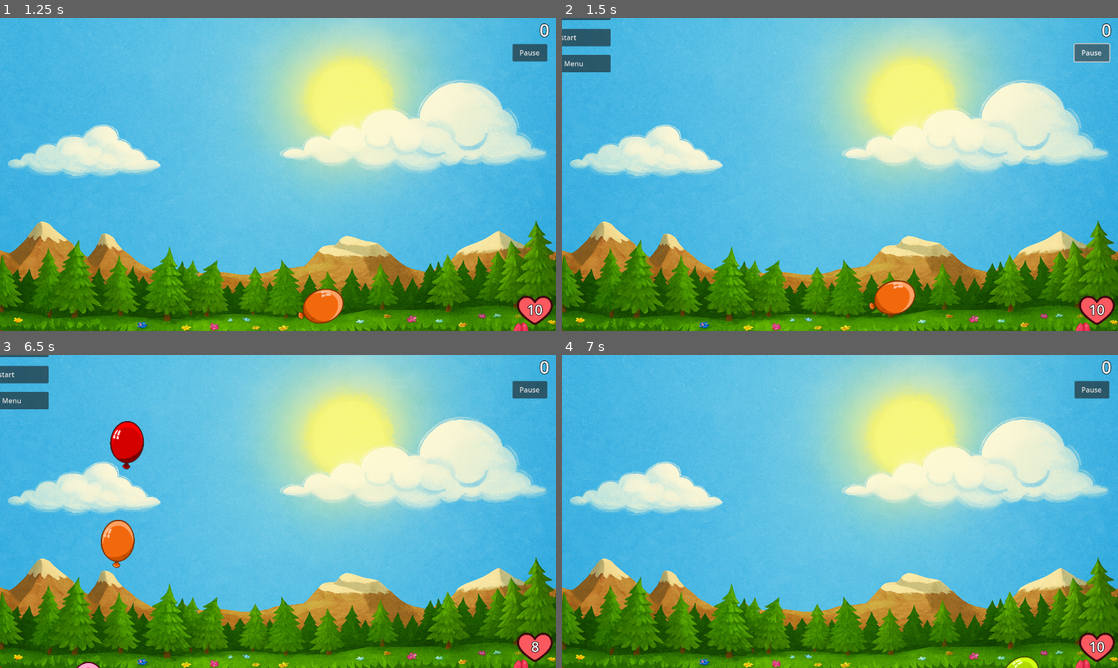
Above: before the commit, frames 1-4 (two rows, left to right).
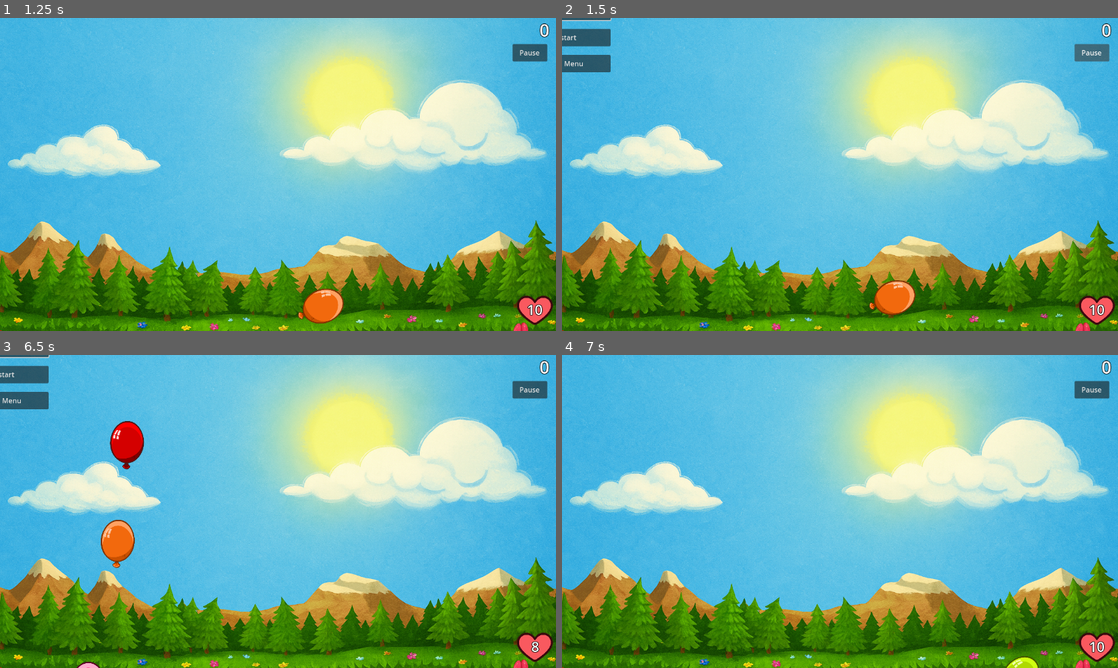
Above: after the commit, the same moments.

Repository: egorlepa/Balloon-Sucker-2
Game: Godot game, scene res://main_menu.tscn
Same seed, same stepped clock (60 frames per second), same inputs: the game is played once before the commit and once after it.
Inputs (mouse positions are in pixels of both pictures, inside the frame that each line leads up to):
- Up to frame 1 (1.25 s): click "Play" at 0.5 s
- Up to frame 2 (1.5 s): click "Pause" at 1.25 s
- Up to frame 3 (6.5 s): click "Restart" at 2 s; tap Enter (ui_accept) at 2.75, 3.02, 3.77, 5.27, 6.02 s; move the mouse to (400, 495) at 2.77 s; click (400, 495) at 2.92 s; move the mouse to (517, 664) at 3.52 s; click (517, 664) at 3.67 s; move the mouse to (333, 442) at 4.27 s; click (333, 442) at 4.42 s; move the mouse to (127, 617) at 5.02 s; click (127, 617) at 5.17 s; move the mouse to (116, 636) at 5.77 s; click (116, 636) at 5.92 s; tap Escape (ui_cancel) at 6.4 s
- Up to frame 4 (7 s): click "Restart" at 6.5 s

Frame 1 is identical in both runs. In frame 2, 0.1% of the frame differs, in the area x 0-99%, y 0-15%; in frame 3, less than 0.1%; in frame 4, nothing differs.

Commit message:
Pause menu fixes

Diff:
--- a/game.gd
+++ b/game.gd
@@ -9,8 +9,10 @@
 @onready var score_label: Label = $ScoreLabel
 
 @onready var balloon_timer: Timer = $SpawnTimer
-@onready var pause_menu: Control = $PauseMenu
 @onready var pause_button: Button = $PauseButton
+
+var pause_menu: Control = null
+var pause_menu_scene = preload("res://pause_menu.tscn")
 
 var elapsed_time := 0.0
 
@@ -41,7 +43,6 @@
 	_change_wind()
 
 	# Set up pause functionality
-	pause_menu.visible = false
 	pause_button.pressed.connect(_on_pause_button_pressed)
 
 	# Connect to GameManager signals
@@ -136,6 +137,9 @@
 func _on_game_paused():
 	"""Handle game paused signal - show pause menu."""
 	print("Game paused signal received!")
+	if pause_menu == null:
+		pause_menu = pause_menu_scene.instantiate()
+		get_tree().current_scene.add_child(pause_menu)
 	pause_menu.visible = true
 	print("Pause menu set to visible")
 
--- a/game.tscn
+++ b/game.tscn
@@ -1,11 +1,10 @@
-[gd_scene load_steps=13 format=3 uid="uid://cob40pnbjmg0a"]
+[gd_scene load_steps=12 format=3 uid="uid://cob40pnbjmg0a"]
 
 [ext_resource type="Script" uid="uid://cspbsbudsa0s7" path="res://game.gd" id="1_80nbo"]
 [ext_resource type="Texture2D" uid="uid://cn8n6xs6v8b3p" path="res://assets/background.png" id="2_e2o6t"]
 [ext_resource type="PhysicsMaterial" uid="uid://c0ysapw4p3ide" path="res://materials/bouncy_phys_mat.tres" id="3_7jktm"]
 [ext_resource type="Texture2D" uid="uid://d1cne8wyx1kji" path="res://assets/heart.png" id="3_feb5d"]
 [ext_resource type="AudioStream" uid="uid://bp5awnhu2y5k6" path="res://assets/fart.mp3" id="4_fc0e3"]
-[ext_resource type="PackedScene" uid="uid://wgpmj4y3ljen" path="res://pause_menu.tscn" id="7_pause"]
 
 [sub_resource type="Curve" id="Curve_fc0e3"]
 _data = [Vector2(0, 0), 0.0, 0.0, 0, 0, Vector2(0.252778, 0.497824), 0.0, 0.0, 0, 0, Vector2(0.5, 0.646355), 0.0, 0.0, 0, 0, Vector2(0.747222, 0.809032), 0.0, 0.0, 0, 0, Vector2(1, 1), 0.0, 0.0, 0, 0]
@@ -119,8 +118,6 @@
 horizontal_alignment = 2
 vertical_alignment = 1
 
-[node name="PauseMenu" parent="." instance=ExtResource("7_pause")]
-z_index = 100
 
 [node name="PauseButton" type="Button" parent="."]
 z_index = 10
--- a/pause_menu.gd
+++ b/pause_menu.gd
@@ -23,6 +23,9 @@
 
 	# Connect to GameManager signals
 	GameManager.game_resumed.connect(_on_game_resumed)
+
+	# Ensure the pause menu fills the entire viewport
+	set_anchors_and_offsets_preset(Control.PRESET_FULL_RECT)
 
 func _on_resume_pressed():
 	"""Handle resume button press - resume the game."""
--- a/pause_menu.tscn
+++ b/pause_menu.tscn
@@ -12,6 +12,8 @@
 anchors_preset = 15
 anchor_right = 1.0
 anchor_bottom = 1.0
+grow_horizontal = 2
+grow_vertical = 2
 script = ExtResource("1_pause")
 
 [node name="ColorRect" type="ColorRect" parent="."]
